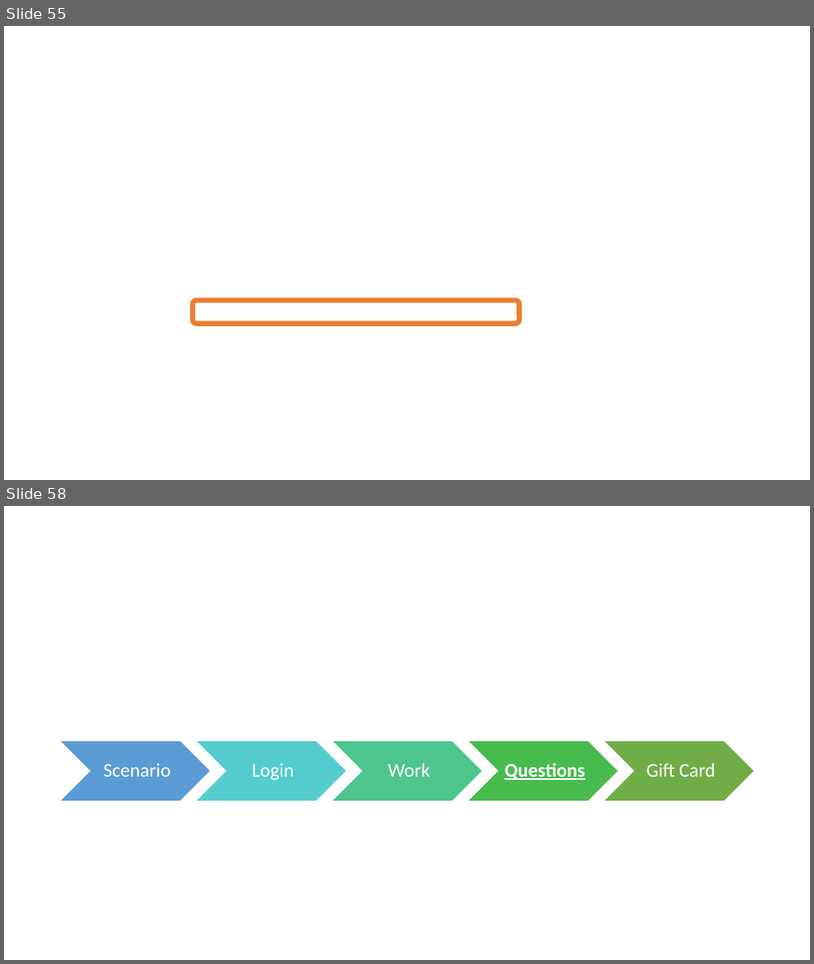
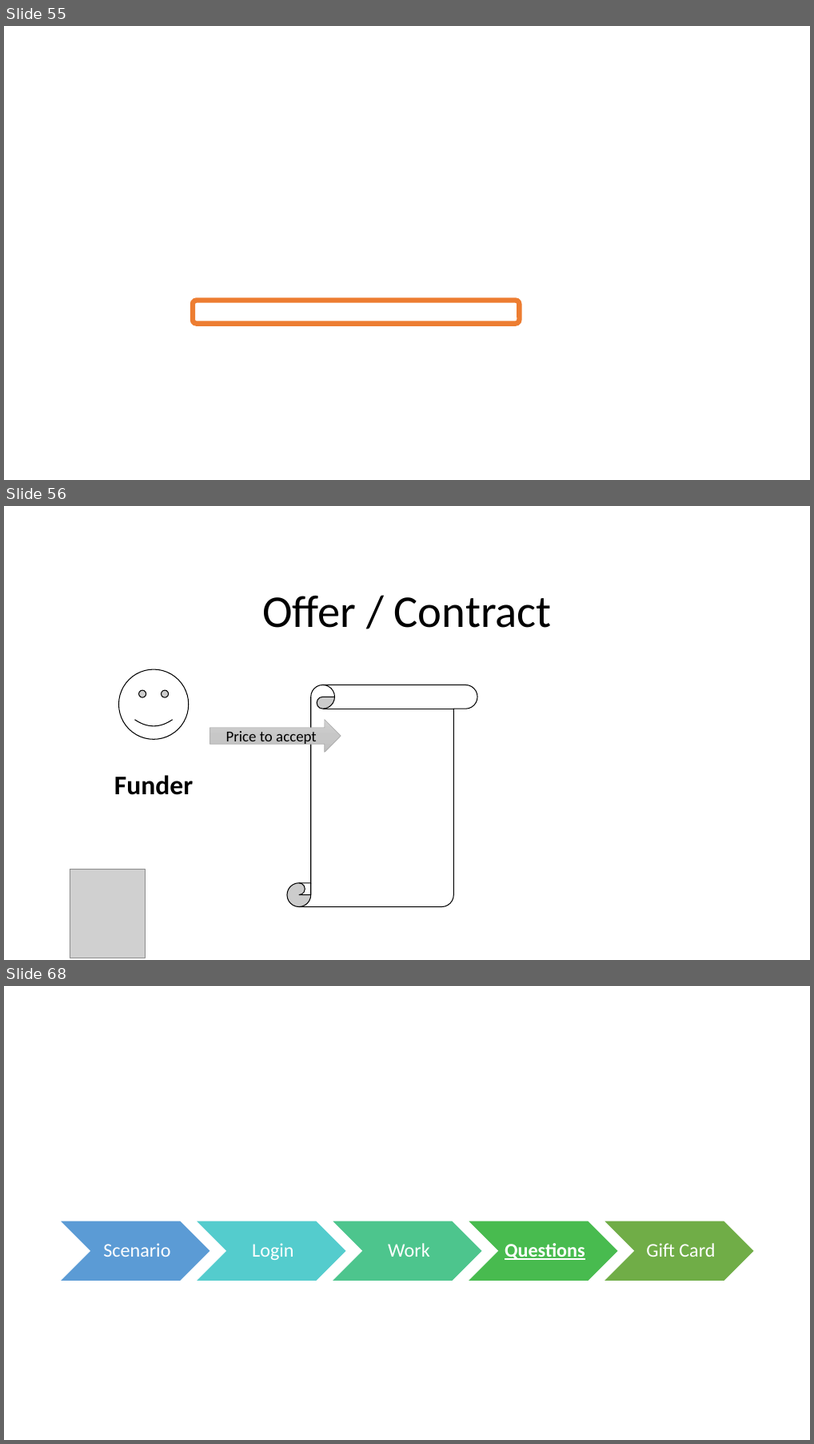
Before and after one commit to GeorgLink/georglink.github.io, a slide deck: study/Tutorial.pptx. Shown one above the other, each under a label of ours: slides 55 and 58 before the commit, slides 55, 56 and 68 after it; the slides between them are not shown. The pictures are 814x964 and 814x1444 pixels, drawn with LibreOffice and Linux fonts; fonts in the diff are those of the drawing; grey boxes stand for pictures; background and template pictures are left out. Boxes give left, top, right and bottom in pixels: in the first picture for what was removed or moved away, otherwise in the second. Text is boxed around its words. In the diff, an @@ line names an element or a change of style, - is before the commit and + after.

```diff
--- a/study/Tutorial.pptx
+++ b/study/Tutorial.pptx
@@ slide 56 added at box(4, 506, 810, 960), background #FFFFFF @@
@@ title added at box(262, 596, 552, 628), 54 pt, text #000000 @@
+Offer / Contract
@@ smiley face added at box(119, 669, 189, 739), fill #FFFFFF, outline #000000 1 pt @@
@@ vertical scroll added at box(287, 685, 478, 907), fill #FFFFFF, outline #000000 1 pt @@
@@ right arrow added at box(210, 720, 342, 752), fill gradient #D2D2D2 to #C8C8C8 to #C0C0C0, outline #A5A5A5 0.5 pt, 18 pt, text #000000 @@
+Price to accept
@@ text added at box(114, 775, 193, 795), 32 pt, text #000000, bold @@
+Funder
@@ picture added at box(70, 869, 145, 958) @@
@@ what was slide 58 is now slide 68 @@
```
Also in this commit, not shown: 2 slides changed, 11 other slides added, 2 slides removed.
